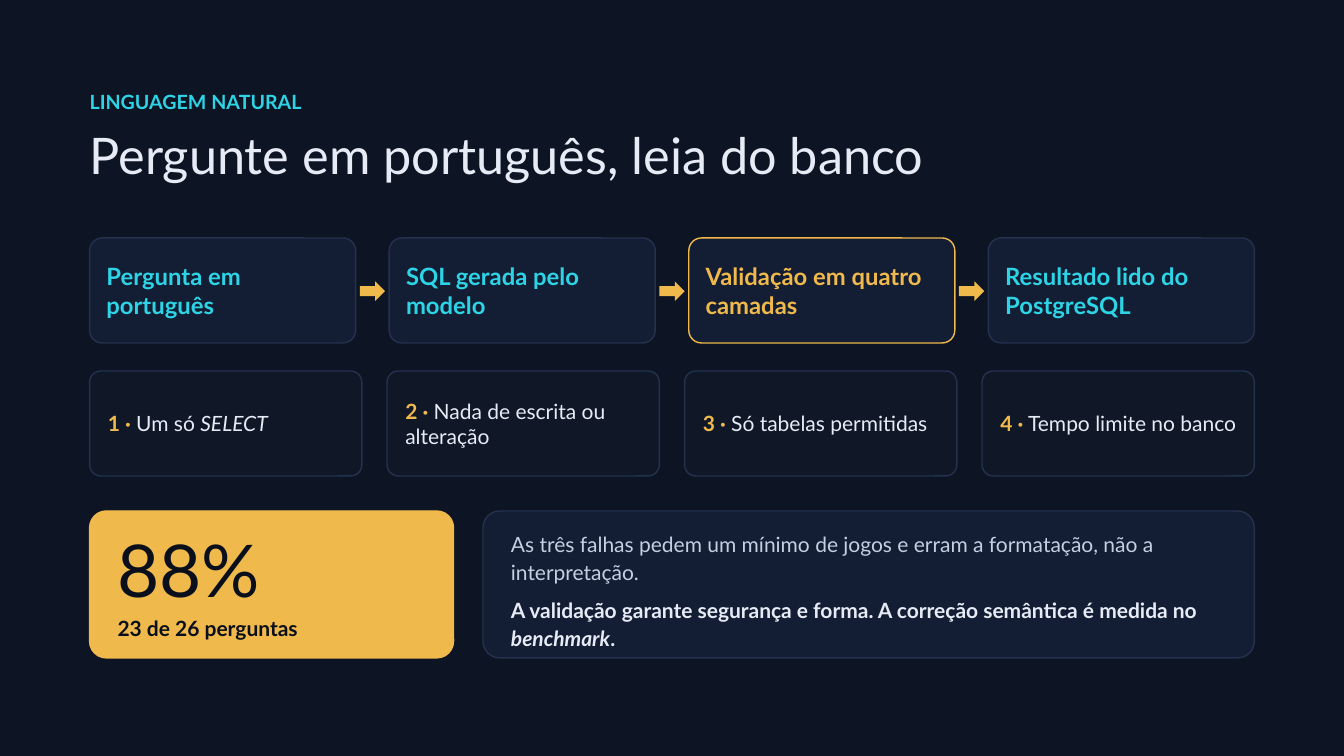
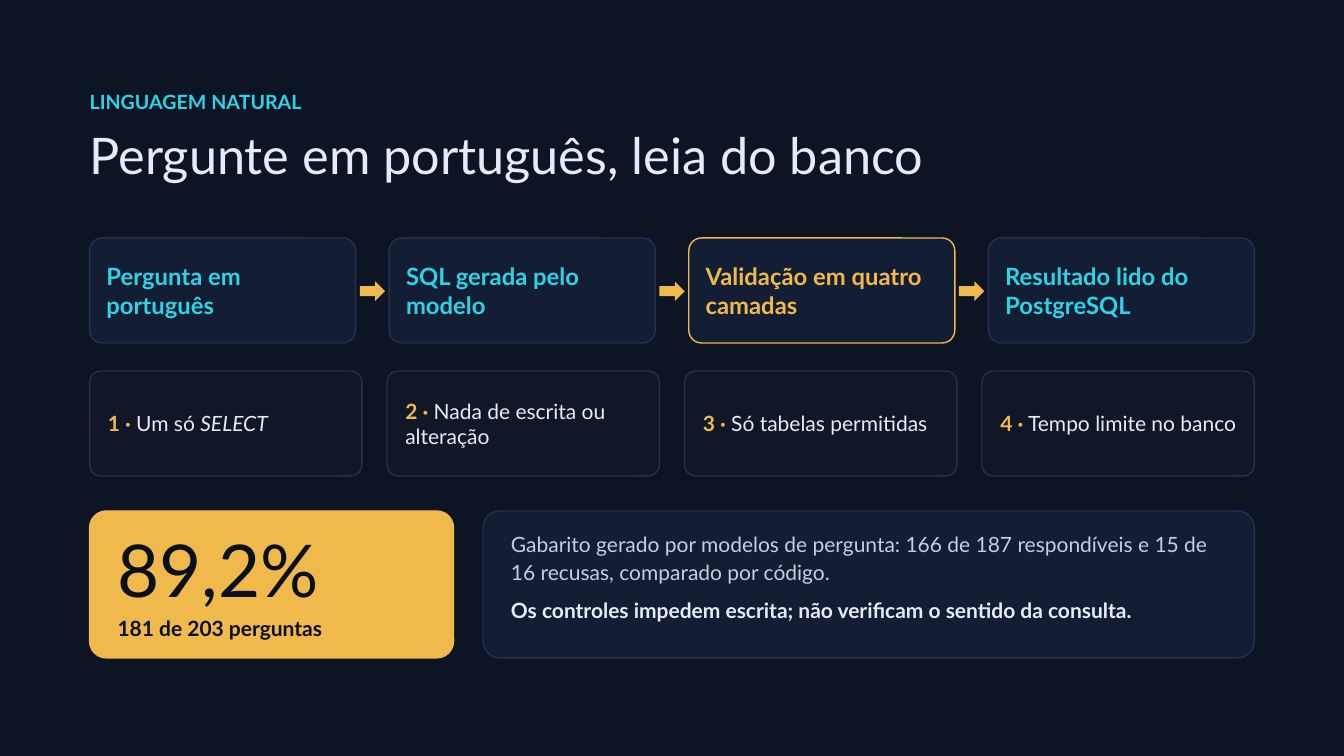
Before and after one commit to tamiosso125/lol-analytics, a slide deck: slide 14 of docs/bellestraiko_defesa_v4.pptx. Drawn at 1344x756 pixels with LibreOffice and Linux fonts; fonts in the diff are those of the drawing. Boxes give left, top, right and bottom in pixels: in the first picture for what was removed or moved away, otherwise in the second. Text is boxed around its words. In the diff, an @@ line names an element or a change of style, - is before the commit and + after.

```diff
--- a/docs/bellestraiko_defesa_v4.pptx
+++ b/docs/bellestraiko_defesa_v4.pptx
@@ text at [511,536,1207,584]: text changed @@
-As três falhas pedem um mínimo de jogos e erram a formatação, não a interpretação.
+Gabarito gerado por modelos de pergunta: 166 de 187 respondíveis e 15 de 16 recusas, comparado por código.
@@ text at [118,544,319,607]: text changed @@
-88%
+89,2%
@@ text at [118,620,322,640]: text changed @@
-23 de 26 perguntas
+181 de 203 perguntas
@@ text at [511,602,1131,622]: text changed @@
-A validação garante segurança e forma. A correção semântica é medida no benchmark.
+Os controles impedem escrita; não verificam o sentido da consulta.
```
Also in this commit, not shown: 8 other slides changed.
